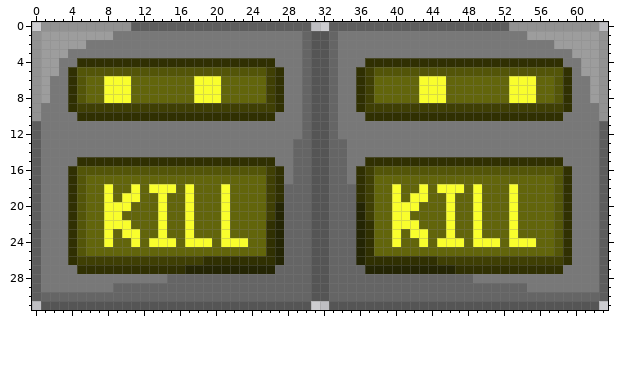
Two states of a pixel-art sprite, resrc/img/da.png. The picture above is the old version.
The file is 64x32 pixels. Colours within 5 levels of each other are drawn and written as one.
After:
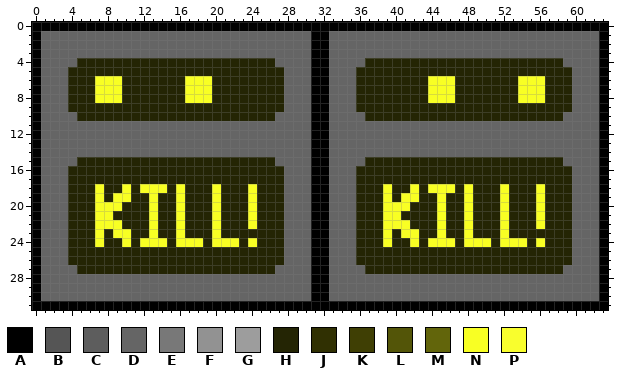
Palette (. is transparent): A #000000  B #555555  C #5d5d5d  D #656565  E #787878  F #929292  G #9d9d9d  H #242504  J #303002  K #3f3f04  L #535508  M #62650b  N #f8ff24  P #f9fe2d
Changes in this commit:
@@ x 0..63 @@
- 0 .FFFFFFFFFFCCCCCCCCCCCCCCCCCCCC..CCCCCCCCCCCCCCCCCCCCFFFFFFFFFF.
- 1 FGGGGGGGGEEEEEEEEEEEEEEEEEEEEEDBBDEEEEEEEEEEEEEEEEEEEEEGGGGGGGGF
- 2 FGGGGGEEEEEEEEEEEEEEEEEEEEEEEEDBBDEEEEEEEEEEEEEEEEEEEEEEEEGGGGGF
- 3 FGGGEEEEEEEEEEEEEEEEEEEEEEEEEEDBBDEEEEEEEEEEEEEEEEEEEEEEEEEEGGGF
- 4 FGGEEJJJJJJJJJJJJJJJJJJJJJJEEEDBBDEEEJJJJJJJJJJJJJJJJJJJJJJEEGGF
- 5 FGGEJLLLLLLLLLLLLLLLLLLLLLKJEEDBBDEEJKLLLLLLLLLLLLLLLLLLLLLJEGGF
- 6 FGEEJLMMPPPMMMMMMMPPPMMMMMKJEEDBBDEEJKMMMMMPPPMMMMMMMPPPMMLJEEGF
- 7 FGEEJLMMPPPMMMMMMMPPPMMMMMKJEEDBBDEEJKMMMMMPPPMMMMMMMPPPMMLJEEGF
- 8 FGEEJLMMPPPMMMMMMMPPPMMMMMKJEEDBBDEEJKMMMMMPPPMMMMMMMPPPMMLJEEGF
- 9 FEEEJKKKKKKKKKKKKKKKKKKKKKKJEEDBBDEEJKKKKKKKKKKKKKKKKKKKKKKJEEEF
-10 FEEEEJJJJJJJJJJJJJJJJJJJJJJEEEDBBDEEEJJJJJJJJJJJJJJJJJJJJJJEEEEF
-11 CEEEEEEEEEEEEEEEEEEEEEEEEEEEEEDBBDEEEEEEEEEEEEEEEEEEEEEEEEEEEEEC
-12 CEEEEEEEEEEEEEEEEEEEEEEEEEEEEEDBBDEEEEEEEEEEEEEEEEEEEEEEEEEEEEEC
-13 CEEEEEEEEEEEEEEEEEEEEEEEEEEEEDDBBDDEEEEEEEEEEEEEEEEEEEEEEEEEEEEC
-14 CEEEEEEEEEEEEEEEEEEEEEEEEEEEEDDBBDDEEEEEEEEEEEEEEEEEEEEEEEEEEEEC
-15 CEEEEJJJJJJJJJJJJJJJJJJJJJJEEDDBBDDEEJJJJJJJJJJJJJJJJJJJJJJEEEEC
-16 CEEEJLLLLLLLLLLLLLLLLLLLLLKJEDDBBDDEJKLLLLLLLLLLLLLLLLLLLLLJEEEC
-17 CEEEJLMMMMMMMMMMMMMMMMMMMMKJEDDBBDDEJKMMMMMMMMMMMMMMMMMMMMLJEEEC
-18 CEEEJLMMPMMPMPPPMPMMMPMMMMKJDDDBBDDDJKMMPMMPMPPPMPMMMPMMMMLJEEEC
-19 CEEEJLMMPMPPMMPMMPMMMPMMMMKJDDDBBDDDJKMMPMPPMMPMMPMMMPMMMMLJEEEC
-20 CEEEJLMMPPPMMMPMMPMMMPMMMMKHDDDBBDDDHKMMPPPMMMPMMPMMMPMMMMLJEEEC
-21 CEEEJLMMPPMMMMPMMPMMMPMMMMKHDDDBBDDDHKMMPPMMMMPMMPMMMPMMMMLJEEEC
-22 CEEEJLMMPPPMMMPMMPMMMPMMMMJHDDDBBDDDHJMMPPPMMMPMMPMMMPMMMMLJEEEC
-23 CEEEJLMMPMPPMMPMMPMMMPMMMMJHDDDBBDDDHJMMPMPPMMPMMPMMMPMMMMLJEEEC
-24 CEEEJLMMPMMPMPPPMPPPMPPPMMJHDDDBBDDDHJMMPMMPMPPPMPPPMPPPMMLJEEEC
-25 CEEEJLMMMMMMMMMMMMMMMMMMMMJHDDDBBDDDHJMMMMMMMMMMMMMMMMMMMMLJEEEC
-26 CEEEJKKKKKKKKKKKKKKJJJJJJJJHDDDBBDDDHJJJJJJJJKKKKKKKKKKKKKKJEEEC
-27 CEEEEJJJJJJJJJJJJHHHHHHHHHHDDDDBBDDDDHHHHHHHHHHJJJJJJJJJJJJEEEEC
-28 CEEEEEEEEEEEEEEDDDDDDDDDDDDDDDDBBDDDDDDDDDDDDDDDDEEEEEEEEEEEEEEC
-29 CEEEEEEEEDDDDDDDDDDDDDDDDDDDDDDBBDDDDDDDDDDDDDDDDDDDDDDEEEEEEEEC
-30 CDDDDDDDDDDDDDDDDDDDDDDDDDDDDDDBBDDDDDDDDDDDDDDDDDDDDDDDDDDDDDDC
-31 .BBBBBBBBBBBBBBBBBBBBBBBBBBBBBB..BBBBBBBBBBBBBBBBBBBBBBBBBBBBBB.
+ 0 AAAAAAAAAAAAAAAAAAAAAAAAAAAAAAAAAAAAAAAAAAAAAAAAAAAAAAAAAAAAAAAA
+ 1 ADDDDDDDDDDDDDDDDDDDDDDDDDDDDDDAADDDDDDDDDDDDDDDDDDDDDDDDDDDDDDA
+ 2 ADDDDDDDDDDDDDDDDDDDDDDDDDDDDDDAADDDDDDDDDDDDDDDDDDDDDDDDDDDDDDA
+ 3 ADDDDDDDDDDDDDDDDDDDDDDDDDDDDDDAADDDDDDDDDDDDDDDDDDDDDDDDDDDDDDA
+ 4 ADDDDHHHHHHHHHHHHHHHHHHHHHHDDDDAADDDDHHHHHHHHHHHHHHHHHHHHHHDDDDA
+ 5 ADDDHHHHHHHHHHHHHHHHHHHHHHHHDDDAADDDHHHHHHHHHHHHHHHHHHHHHHHHDDDA
+ 6 ADDDHHHNNNHHHHHHHNNNHHHHHHHHDDDAADDDHHHHHHHHNNNHHHHHHHNNNHHHDDDA
+ 7 ADDDHHHNNNHHHHHHHNNNHHHHHHHHDDDAADDDHHHHHHHHNNNHHHHHHHNNNHHHDDDA
+ 8 ADDDHHHNNNHHHHHHHNNNHHHHHHHHDDDAADDDHHHHHHHHNNNHHHHHHHNNNHHHDDDA
+ 9 ADDDHHHHHHHHHHHHHHHHHHHHHHHHDDDAADDDHHHHHHHHHHHHHHHHHHHHHHHHDDDA
+10 ADDDDHHHHHHHHHHHHHHHHHHHHHHDDDDAADDDDHHHHHHHHHHHHHHHHHHHHHHDDDDA
+11 ADDDDDDDDDDDDDDDDDDDDDDDDDDDDDDAADDDDDDDDDDDDDDDDDDDDDDDDDDDDDDA
+12 ADDDDDDDDDDDDDDDDDDDDDDDDDDDDDDAADDDDDDDDDDDDDDDDDDDDDDDDDDDDDDA
+13 ADDDDDDDDDDDDDDDDDDDDDDDDDDDDDDAADDDDDDDDDDDDDDDDDDDDDDDDDDDDDDA
+14 ADDDDDDDDDDDDDDDDDDDDDDDDDDDDDDAADDDDDDDDDDDDDDDDDDDDDDDDDDDDDDA
+15 ADDDDHHHHHHHHHHHHHHHHHHHHHHDDDDAADDDDHHHHHHHHHHHHHHHHHHHHHHDDDDA
+16 ADDDHHHHHHHHHHHHHHHHHHHHHHHHDDDAADDDHHHHHHHHHHHHHHHHHHHHHHHHDDDA
+17 ADDDHHHHHHHHHHHHHHHHHHHHHHHHDDDAADDDHHHHHHHHHHHHHHHHHHHHHHHHDDDA
+18 ADDDHHHNHHNHNNNHNHHHNHHHNHHHDDDAADDDHHHNHHNHNNNHNHHHNHHHNHHHDDDA
+19 ADDDHHHNHNNHHNHHNHHHNHHHNHHHDDDAADDDHHHNHNNHHNHHNHHHNHHHNHHHDDDA
+20 ADDDHHHNNNHHHNHHNHHHNHHHNHHHDDDAADDDHHHNNNHHHNHHNHHHNHHHNHHHDDDA
+21 ADDDHHHNNHHHHNHHNHHHNHHHNHHHDDDAADDDHHHNNHHHHNHHNHHHNHHHNHHHDDDA
+22 ADDDHHHNNNHHHNHHNHHHNHHHNHHHDDDAADDDHHHNNNHHHNHHNHHHNHHHNHHHDDDA
+23 ADDDHHHNHNNHHNHHNHHHNHHHHHHHDDDAADDDHHHNHNNHHNHHNHHHNHHHHHHHDDDA
+24 ADDDHHHNHHNHNNNHNNNHNNNHNHHHDDDAADDDHHHNHHNHNNNHNNNHNNNHNHHHDDDA
+25 ADDDHHHHHHHHHHHHHHHHHHHHHHHHDDDAADDDHHHHHHHHHHHHHHHHHHHHHHHHDDDA
+26 ADDDHHHHHHHHHHHHHHHHHHHHHHHHDDDAADDDHHHHHHHHHHHHHHHHHHHHHHHHDDDA
+27 ADDDDHHHHHHHHHHHHHHHHHHHHHHDDDDAADDDDHHHHHHHHHHHHHHHHHHHHHHDDDDA
+28 ADDDDDDDDDDDDDDDDDDDDDDDDDDDDDDAADDDDDDDDDDDDDDDDDDDDDDDDDDDDDDA
+29 ADDDDDDDDDDDDDDDDDDDDDDDDDDDDDDAADDDDDDDDDDDDDDDDDDDDDDDDDDDDDDA
+30 ADDDDDDDDDDDDDDDDDDDDDDDDDDDDDDAADDDDDDDDDDDDDDDDDDDDDDDDDDDDDDA
+31 AAAAAAAAAAAAAAAAAAAAAAAAAAAAAAAAAAAAAAAAAAAAAAAAAAAAAAAAAAAAAAAA
Changed places in both pictures, as pixel boxes (x1, y1, x2, y2):
changed: (32, 22, 608, 310)
